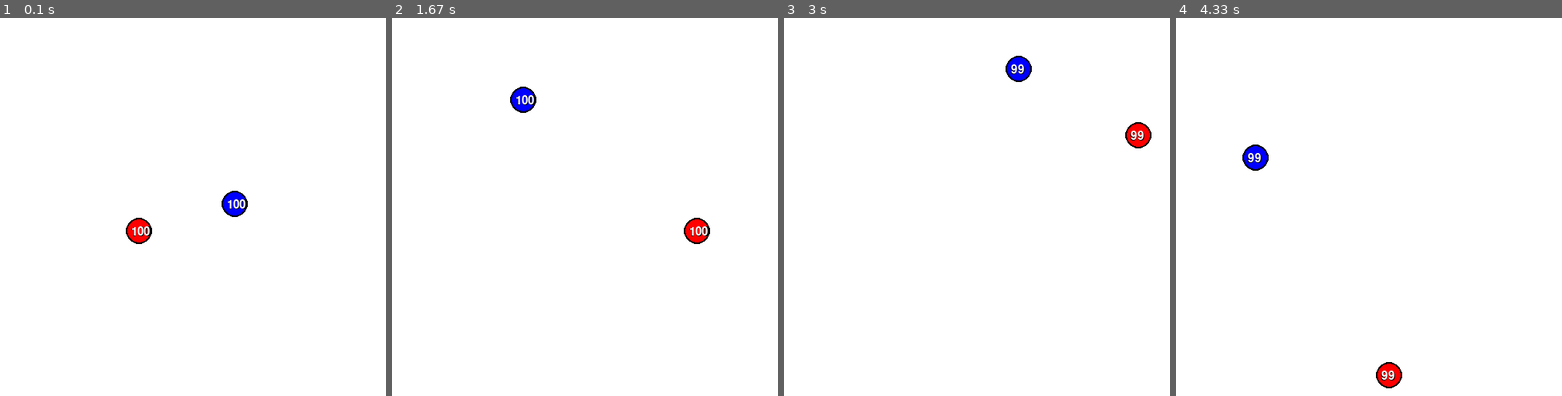
Above: before the commit, frames 1-4 (left to right).
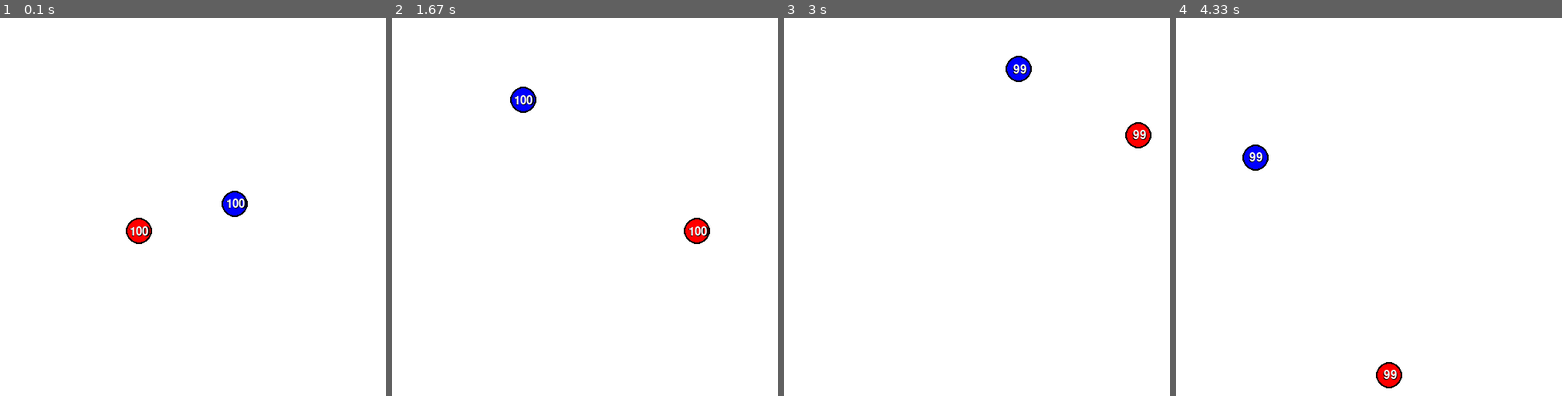
Above: after the commit, the same moments.

Repository: yud0o0/ballgames_on_pygame_idk
Game: pygame game, started from import pygame.py
Same seed, same stepped clock (60 frames per second), same inputs: the game is played once before the commit and once after it.
Inputs:
- Up to frame 1 (0.1 s): no input
- Up to frame 2 (1.67 s): no input
- Up to frame 3 (3 s): no input
- Up to frame 4 (4.33 s): no input

The runs differ from the first frame. In frame 1, 0.2% of the frame differs, in the area x 33-64%, y 47-58%; in frame 2, 0.2%; in frame 3, 0.2%; in frame 4, 0.2%.

Commit message:
1.визуальное обновление переделал рендер чтобы текст всегда был по центру и удалил лишние 10 строчек отдельного подсчета координат для текста

Diff:
--- a/import pygame.py
+++ b/import pygame.py
@@ -26,14 +26,8 @@
 xb=(xwsize/3)*2
 ya=ywsize/2
 yb=ywsize/2
-txa=(xwsize/3)-10
-txb=((xwsize/3)*2)-10
-tya=ywsize/2-6
-tyb=ywsize/2-6
 coordsa=xa,ya
 coordsb=xb,yb
-coordstexta=txa,tya
-coordstextb=txb,tyb
 while running:
     for event in pygame.event.get():
         if event.type == pygame.QUIT:
@@ -54,16 +48,8 @@
     xb += xvb
     ya += yva
     yb += yvb
-    txa += xva
-    txb += xvb
-    tya += yva
-    tyb += yvb
     coordsa=xa,ya
     coordsb=xb,yb
-    coordstexta=txa,tya
-    coordstextaa=txa-1, tya-1
-    coordstextb=txb,tyb
-    coordstextbb=txb-1, tyb-1
 
     screen.fill("white")
     pygame.draw.circle(screen, "black", coordsa, 17)
@@ -74,10 +60,14 @@
     acounter=font.render(str(a), True, "white")
     bcounterr=fontt.render(str(b), True, "black")
     bcounter=font.render(str(b), True, "white")
-    screen.blit(acounterr, coordstextaa)
-    screen.blit(acounter, coordstexta)
-    screen.blit(bcounterr, coordstextbb)
-    screen.blit(bcounter, coordstextb)
+    rect_a = acounter.get_rect(center=(xa, ya))
+    rect_ar = acounterr.get_rect(center=(xa, ya))
+    rect_b = bcounter.get_rect(center=(xb, yb))
+    rect_br = bcounterr.get_rect(center=(xb, yb))
+    screen.blit(acounterr,rect_ar)
+    screen.blit(acounter, rect_a)
+    screen.blit(bcounterr, rect_br)
+    screen.blit(bcounter, rect_b)
 
     pygame.display.flip()
     clock.tick(60)
